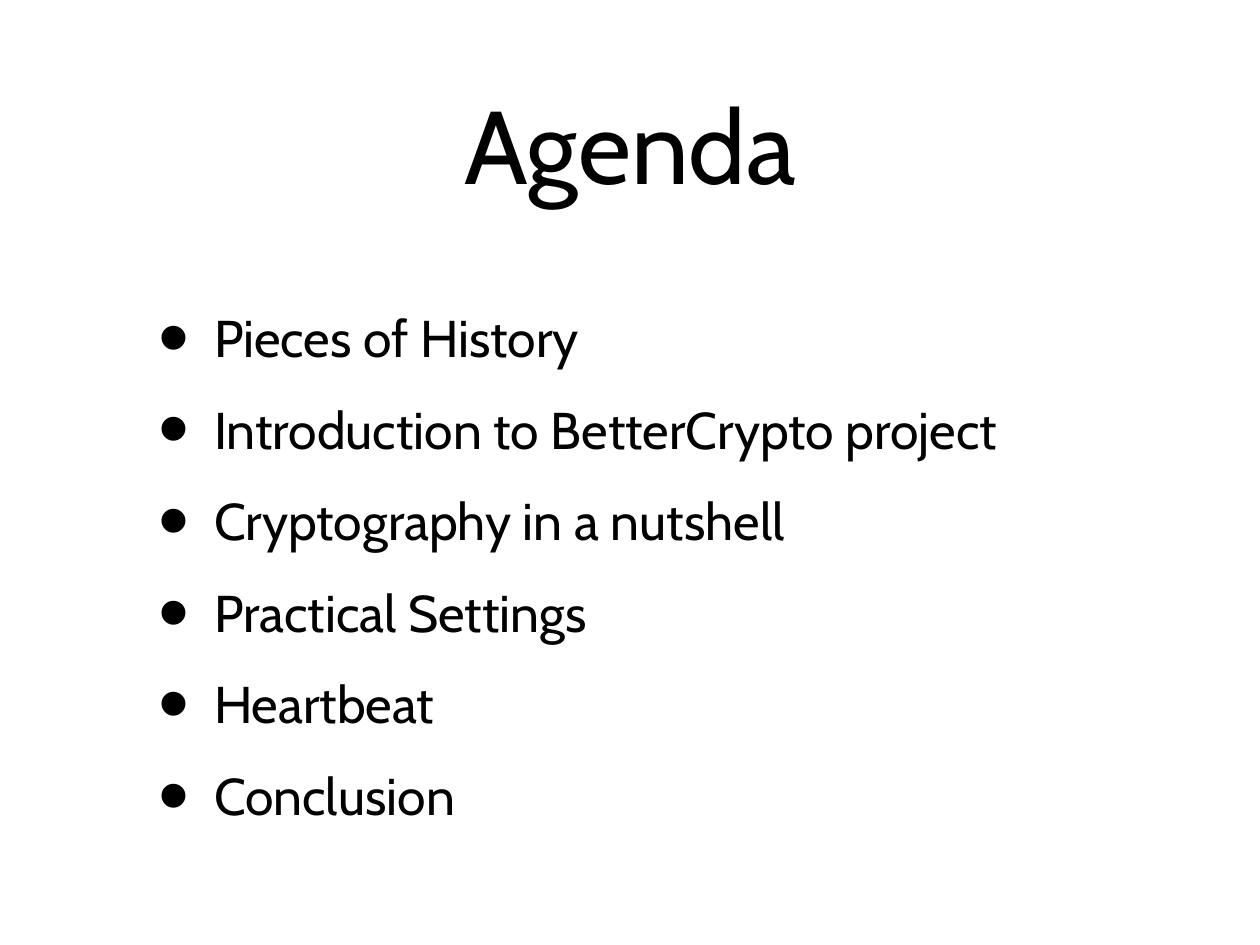
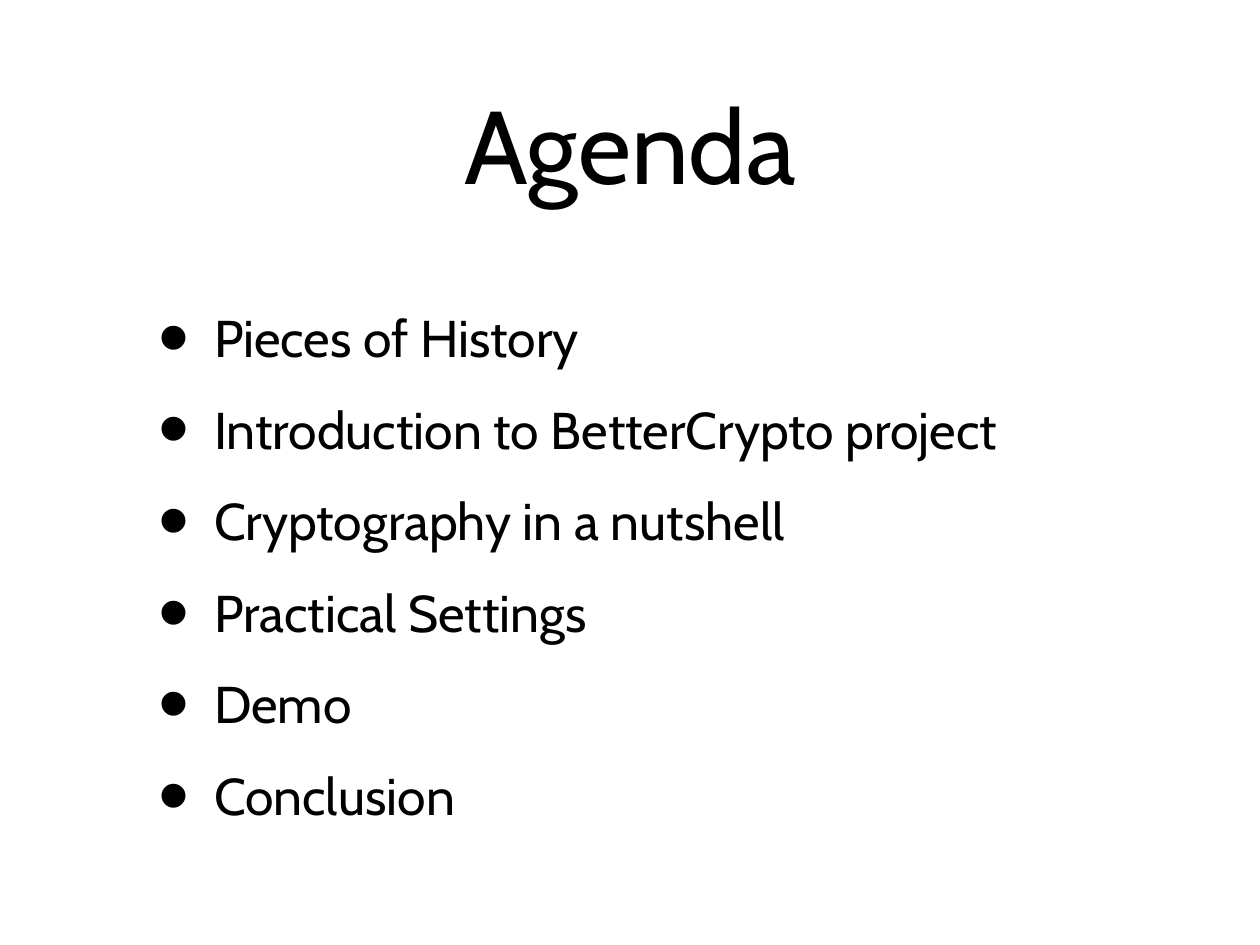
Before and after one commit to BetterCrypto/Applied-Crypto-Hardening, a slide deck: slide 5 of presentations/M3AWWG/draft_m3aawg.pptx. Drawn at 1260x945 pixels with LibreOffice and Linux fonts; fonts in the diff are those of the drawing. Boxes give left, top, right and bottom in pixels: in the first picture for what was removed or moved away, otherwise in the second. Text is boxed around its words. In the diff, an @@ line names an element or a change of style, - is before the commit and + after.

```diff
--- a/presentations/M3AWWG/draft_m3aawg.pptx
+++ b/presentations/M3AWWG/draft_m3aawg.pptx
@@ text at [214,686,351,724]: text changed @@
-• Heartbeat
+• Demo
```
Also in this commit, not shown: 2 other slides changed, 3 slides added.
